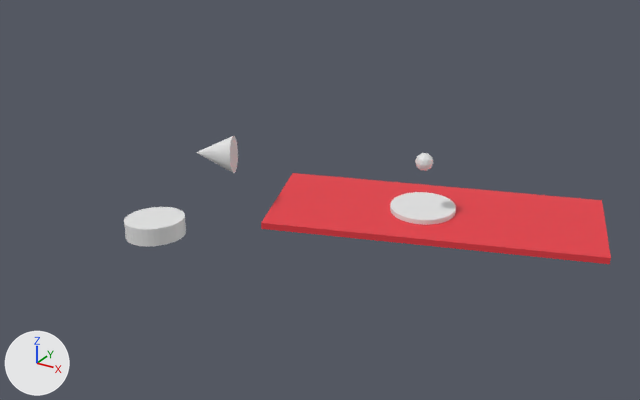
An edit to the Blender file projection_testing/lab_example.blend, drawn before and after from the same camera.
The view is the same before and after, from a 50 mm lens placed at (5.62, -4.55, 3.5), pointed at (1.91, 1.37, 0.24). Arrows for +X, +Y and +Z are at lower left; the lights stay in place.
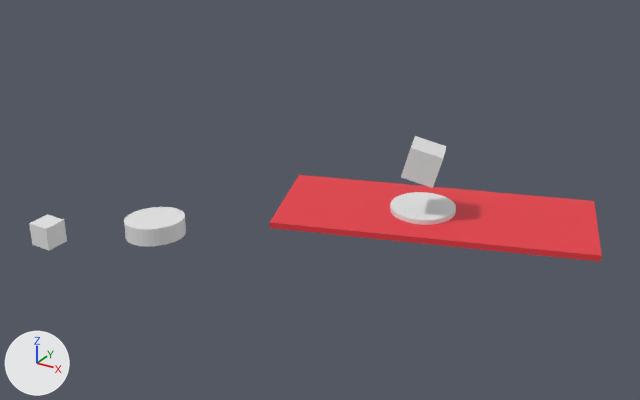
ob_arm_2_base is not drawn itself; it is the parent of ob_cylinder_001, ob_effector_2.
ob_effector_1 is not drawn itself; it is the parent of ob_cone.
ob_effector_2 is not drawn itself; it is the parent of ob_icosphere.

What the commit changed:
Mesh me_cube_002 is new.
It is a box spanning x -1.0..1.0, y -1.0..1.0, z -1.0..1.0.
Mesh me_cube is new.
It is a box spanning x -1.0..1.0, y -1.0..1.0, z -1.0..1.0.
Object 'Cube.001' (ob_cube_001) is rescaled from (0.566, 1.47, 0.0294) to (0.539, 1.4, 0.028).
Object 'arm 2 base' (ob_arm_2_base) turns from (0, 0, 0) to (0, 0, 90) degrees about x, y and z.
Object 'effector 1' (ob_effector_1) turns from (-89, 6.7, -30) to (-89, 7.2, -135) degrees about x, y and z.
Object 'Cone' (ob_cone) turns from (180, 0, 0) to (0, 90, 0) degrees about x, y and z.
Object 'Cone' (ob_cone) is now hidden.
Object 'effector 2' (ob_effector_2) moves from (0.1, 0.0, 0.5) to (0.0, -0.154, 0.523).
Object 'effector 2' (ob_effector_2) turns from (0, 0, 0) to (90, 15, 0) degrees about x, y and z.
Object 'Icosphere' (ob_icosphere) is deleted.
Object 'Cube.002' (ob_cube_002) is new; it shows me_cube_002.
Its parent is ob_effector_2.
Its location is (0.0, 0.0, 0.0).
Its scale is (0.144, 0.144, 0.144).
Object 'Cube' (ob_cube) is new; it shows me_cube.
Its location is (0.0, 0.0, 0.0).
Its scale is (-0.103, -0.103, -0.103).

Changed parts and their boxes (x1, y1, x2, y2) in the pictures (640 x 400 px):
'Cube.001', rescaled
    before: (261, 173, 611, 264)
    after: (270, 175, 602, 262)
'Cylinder.001', turned
    both: (390, 192, 456, 225)
'Cube.002', added
    after: (401, 136, 446, 188)
'Cube', added
    after: (29, 214, 67, 250)
'Cone', hidden
    before: (196, 136, 238, 173)
'Icosphere', deleted
    before: (415, 153, 433, 171)
